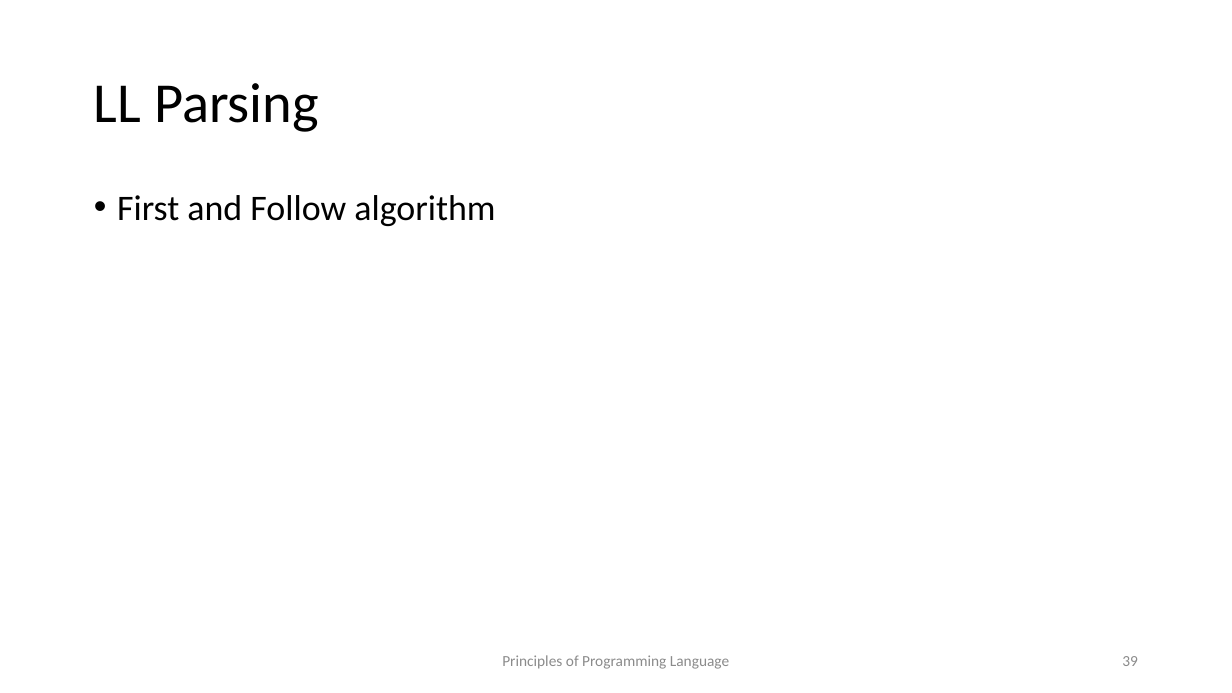
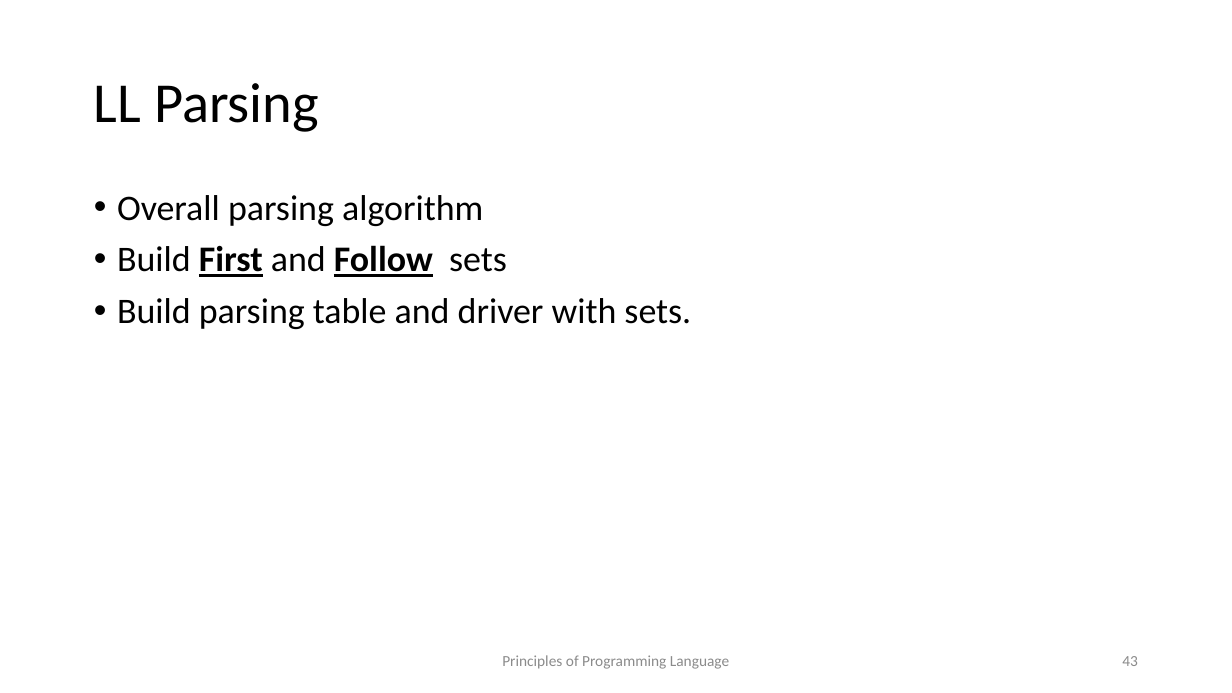
Before and after one commit to kongm/pl-design, a slide deck: slide 43 of syntax.pptx (slide 39 before the commit). Drawn at 1232x693 pixels with LibreOffice and Linux fonts; fonts in the diff are those of the drawing. Boxes give left, top, right and bottom in pixels: in the first picture for what was removed or moved away, otherwise in the second. Text is boxed around its words. In the diff, an @@ line names an element or a change of style, - is before the commit and + after.

```diff
--- a/syntax.pptx
+++ b/syntax.pptx
@@ text at [117,195,691,329]: text changed @@
-• First and Follow algorithm
+• Overall parsing algorithm
+• Build First and Follow sets
+• Build parsing table and driver with sets.
@@ page number at [1122,656,1138,666]: text changed @@
-39
+43
```
Also in this commit, not shown: 4 other slides changed, 4 slides added, 4 other files.
